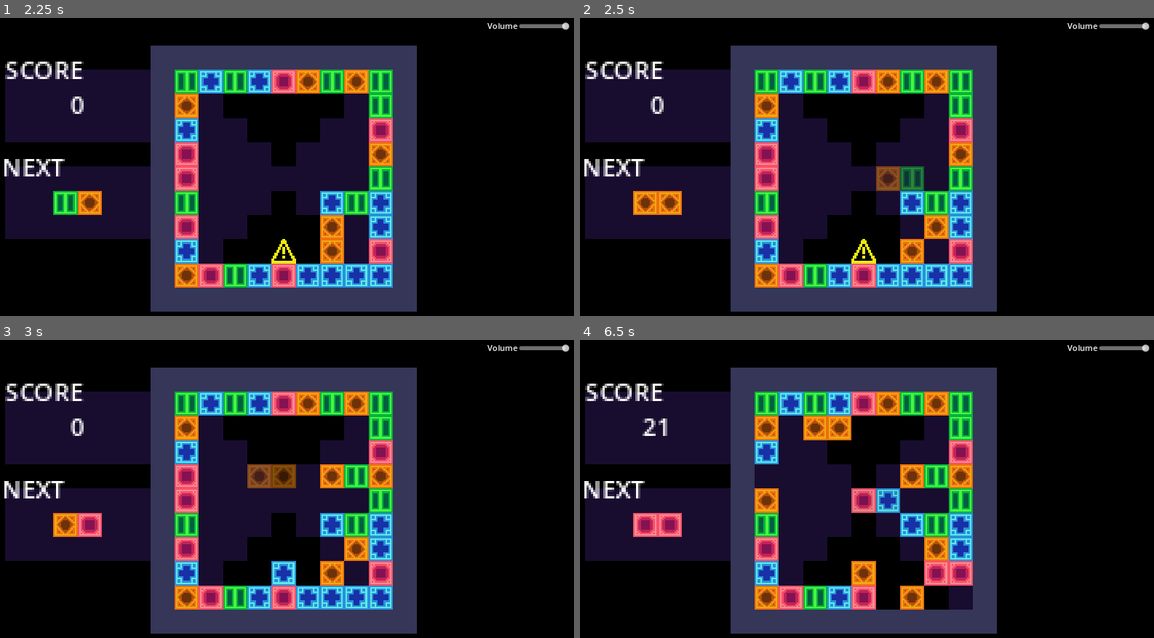
Above: before the commit, frames 1-4 (two rows, left to right).
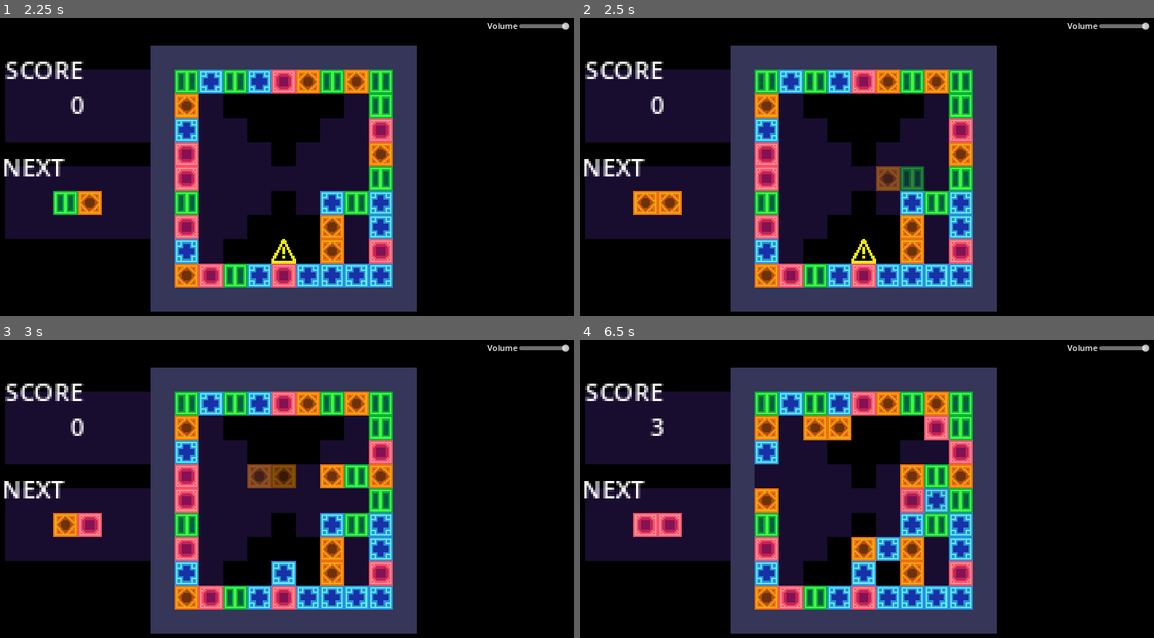
Above: after the commit, the same moments.

Repository: OwlyCode/LD54
Game: Godot game, scene res://game.tscn
Two runs of this game, one before a commit and one after it. Both use one fixed random seed, a clock stepped at 60 frames per second and the inputs below.
Inputs:
- Up to frame 1 (2.25 s): hold Right (right) 0.53-1.28 s; tap X (lock) at 0.6, 1.35 s; hold Down (down) 1.28-2.03 s; hold Right (right) from 2.03 s (still down); tap Space (rotate) at 2.1 s
- Up to frame 2 (2.5 s): keep holding Right (right); tap X (lock) at 2.3 s
- Up to frame 3 (3 s): release Right (right) at 2.78 s; hold Up (up) from 2.78 s (still down); tap X (lock) at 2.85 s
- Up to frame 4 (6.5 s): release Up (up) at 3.53 s; hold Left (left) 3.53-5.03 s; tap X (lock) at 3.6, 4.55, 5.1, 5.85 s; tap Space (rotate) at 4.35 s; tap Enter at 5 s; hold Down (down) 5.03-5.78 s; hold Right (right) from 5.78 s (still down)

Frame 1 is identical in both runs. In frame 2, 0.7% of the frame differs, in the area x 55-65%, y 66-75%; in frame 3, 0.7%; in frame 4, 5.7%, in the area x 10-69%, y 25-91%.

Commit message:
Tuning the rules

Diff:
--- a/TileMap.gd
+++ b/TileMap.gd
@@ -2,6 +2,7 @@
 
 var state = []
 var gravity = []
+var last_dir = Block.DOWN
 
 var active_cells = []
 
@@ -190,7 +191,7 @@
 func lock():
 	for cell in active_cells:
 		state[cell[0]][cell[1]] = cell[2]
-		fluid_cells.append([cell[0], cell[1]])
+		#fluid_cells.append([cell[0], cell[1]])
 
 	var matched = []
 
@@ -223,6 +224,14 @@
 			var j = cell[1]
 
 			if state[i][j] != null:
+				# var closest = get_closest(i, j, state[i][j].color)
+
+				# print([i, j, closest])
+				# if closest[0] != i or closest[1] != j:
+				# 	print("SWAP")
+				# 	change_state(closest[0], closest[1], state[i][j])
+				# 	change_state(i, j, null)
+
 				if gravity[i][j] == Block.DOWN:
 					if j < Global.GRID_SIZE - 1 and  state[i][j+1] == null:
 						change_state(i, j+1, state[i][j])
@@ -404,18 +413,22 @@
 
 	if Input.is_action_just_pressed("down") or (Input.is_action_pressed("down") and action_cooldown < 0):
 		push.append(Block.DOWN)
+		last_dir = Block.DOWN
 		interacted = true
 
 	if Input.is_action_just_pressed("left") or (Input.is_action_pressed("left") and action_cooldown < 0):
 		push.append(Block.LEFT)
+		last_dir = Block.LEFT
 		interacted = true
 
 	if Input.is_action_just_pressed("right") or (Input.is_action_pressed("right") and action_cooldown < 0):
 		push.append(Block.RIGHT)
+		last_dir = Block.RIGHT
 		interacted = true
 
 	if Input.is_action_just_pressed("up") or (Input.is_action_pressed("up") and action_cooldown < 0):
 		push.append(Block.UP)
+		last_dir = Block.UP
 		interacted = true
 
 	if Input.is_action_just_pressed("rotate"):
@@ -480,8 +493,13 @@
 	var debug_ts = get_node("/root/game/Debug")
 	debug_ts.clear()
 
+	for x in fluid_cells:
+		debug_ts.set_cell(0, Vector2i(x[0], x[1]), 1, Vector2i(3, 3))
+
 	for x in matching_cells:
 		debug_ts.set_cell(0, Vector2i(x[0], x[1]), 1, Vector2i(2, 3))
+
+
 
 
 func is_column_full(x):
@@ -544,8 +562,6 @@
 		return true
 	)
 
-	print(len(candidates))
-
 	if len(candidates) == 0:
 		return
 
@@ -560,3 +576,55 @@
 func alert():
 	for p in pending:
 		set_cell(0, Vector2i(p[0], p[1]), 1, Vector2i(0, 2))
+
+func get_closest(x, y, color):
+	var left = 0
+	var right = 0
+	var up = 0
+	var down = 0
+
+	while x-left >= 0 and (state[x-left][y] == null or left == 0):
+		left += 1
+
+	while x+right < Global.GRID_SIZE and (state[x+right][y] == null or right == 0):
+		right += 1
+
+	while y-up >= 0 and (state[x][y-up] == null or up == 0):
+		up += 1
+
+	while y+down < Global.GRID_SIZE and (state[x][y+down] == null or down == 0):
+		down += 1
+
+	left -= 1
+	right -= 1
+	up -= 1
+	down -= 1
+
+	var closest = left
+	var closest_point = [x-left, y]
+
+	if right < closest:
+		closest = right
+		closest_point = [x+right, y]
+
+	if right == closest and state[x+right][y] != null and state[x+right][y].color == color:
+		closest = right
+		closest_point = [x+right, y]
+
+	if down < closest:
+		closest = down
+		closest_point = [x, y+down]
+
+	if down == closest and state[x][y+down] != null and state[x][y+down].color == color:
+		closest = down
+		closest_point = [x, y+down]
+
+	if up < closest:
+		closest = up
+		closest_point = [x, y-up]
+
+	if up == closest and state[x][y-up] != null and  state[x][y-up].color == color:
+		closest = up
+		closest_point = [x, y-up]
+
+	return closest_point
--- a/tileset.tres
+++ b/tileset.tres
@@ -17,6 +17,7 @@
 1:2/0 = 0
 3:2/0 = 0
 2:2/0 = 0
+3:3/0 = 0
 
 [resource]
 sources/1 = SubResource("TileSetAtlasSource_bt023")
Binary file changed: block.png
